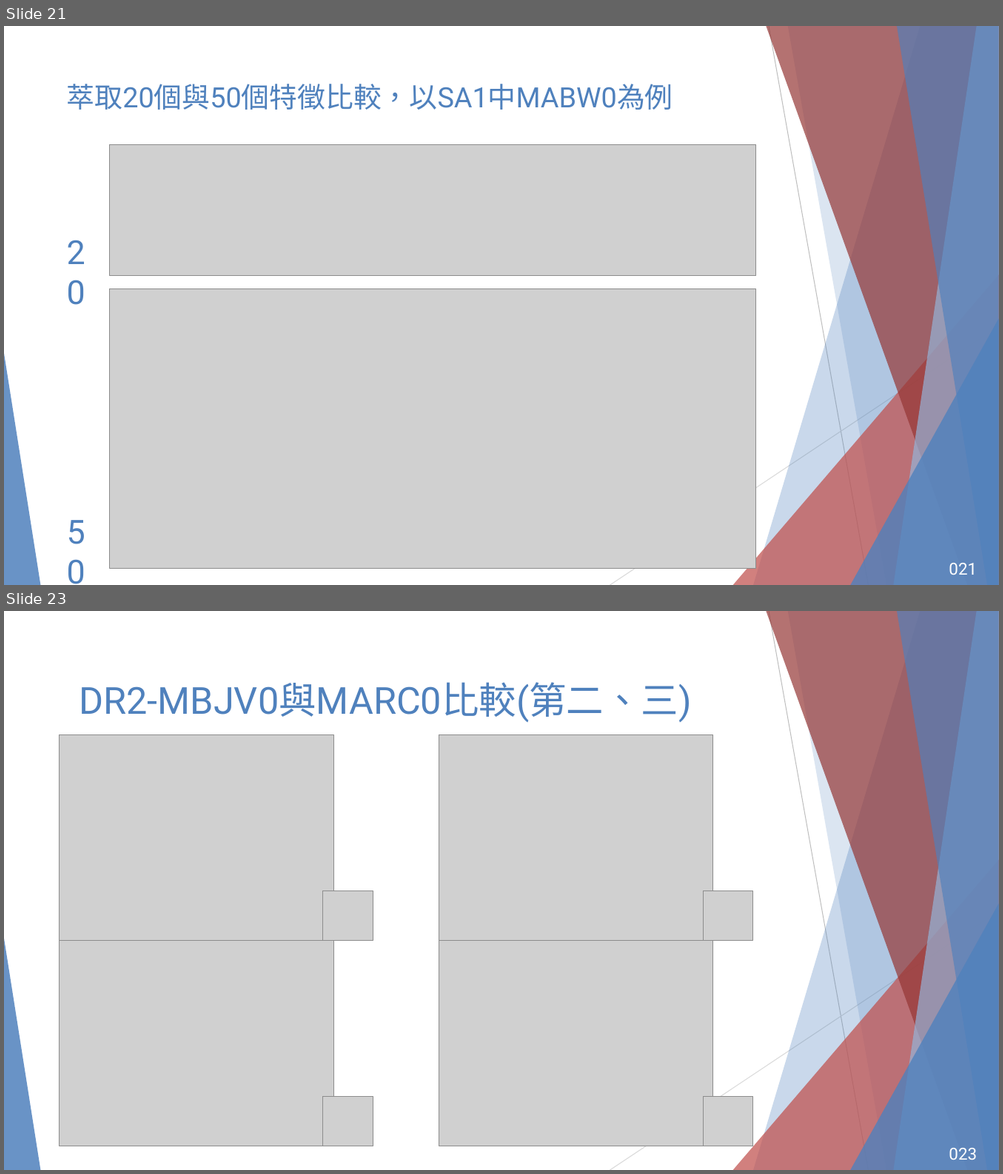
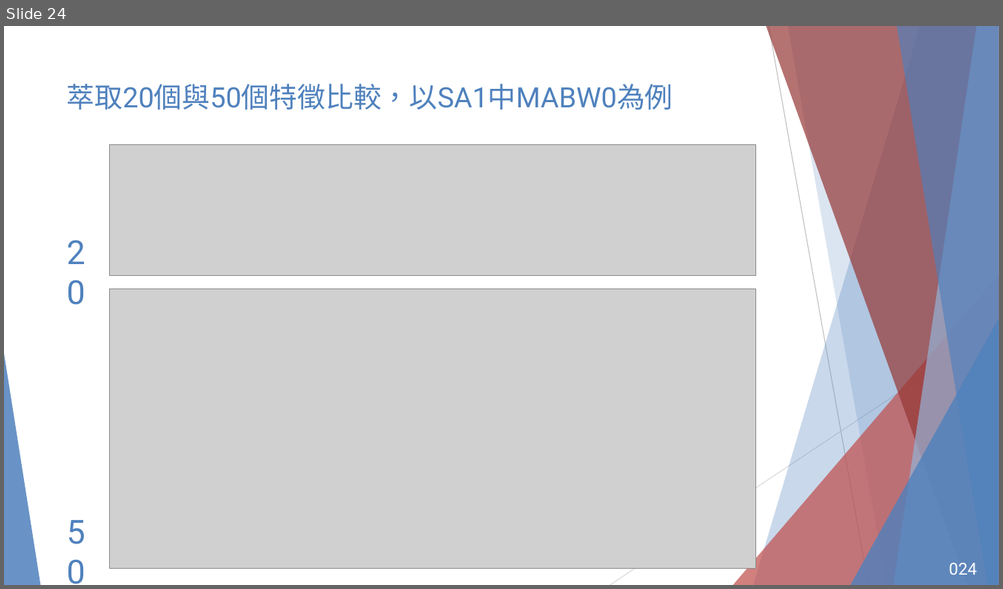
Before and after one commit to chwen529/TIMITDIC_231101, a slide deck: 2023-11-15.pptx. Shown one above the other, each under a label of ours: slides 21 and 23 before the commit, slide 24 after it; the slides between them are not shown. The pictures are 1003x1174 and 1003x589 pixels, drawn with LibreOffice and Linux fonts; fonts in the diff are those of the drawing; grey boxes stand for pictures; background and template pictures are left out. Boxes give left, top, right and bottom in pixels: in the first picture for what was removed or moved away, otherwise in the second. Text is boxed around its words. In the diff, an @@ line names an element or a change of style, - is before the commit and + after.

```diff
--- a/2023-11-15.pptx
+++ b/2023-11-15.pptx
@@ slide 23 removed at [4,611,999,1170], background picture (left out); not listed: 10 template elements that a slide beside it also shows @@
@@ text removed at [79,682,691,722] @@
-DR2-MBJV0與MARC0比較(第二、三)
@@ picture removed at [60,735,334,941] @@
@@ picture removed at [439,735,714,941] @@
@@ picture removed at [323,891,373,941] @@
@@ picture removed at [703,891,753,941] @@
@@ picture removed at [60,941,334,1147] @@
@@ picture removed at [439,941,714,1147] @@
@@ picture removed at [323,1096,373,1147] @@
@@ picture removed at [703,1096,753,1147] @@
@@ page number removed at [948,1148,976,1160] @@
-023
@@ what was slide 21 is now slide 24 @@
@@ page number at [948,563,976,575]: text changed @@
-021
+024
```
Also in this commit, not shown: 1 slide changed, 3 slides added, 3 other slides removed, 4 other files.
